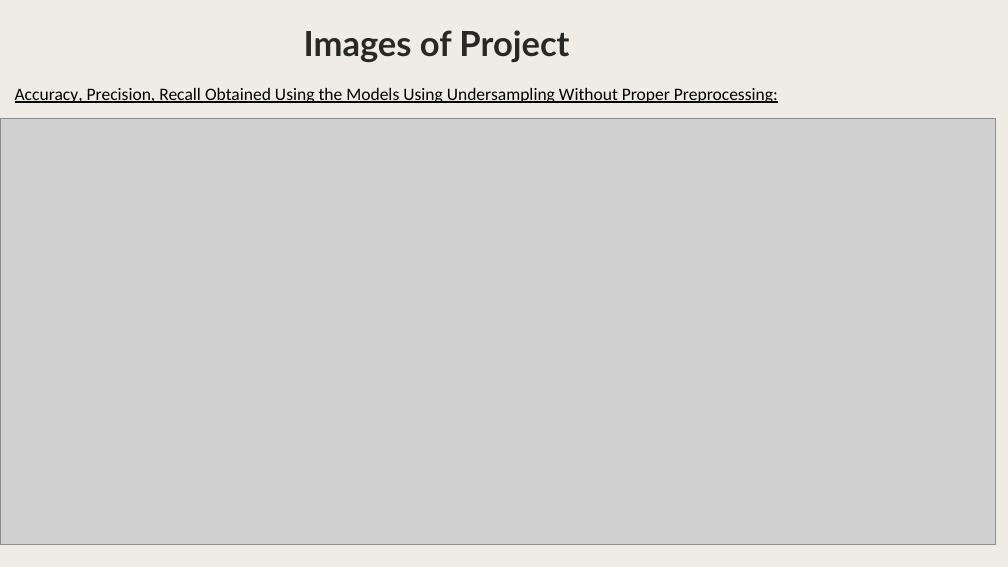
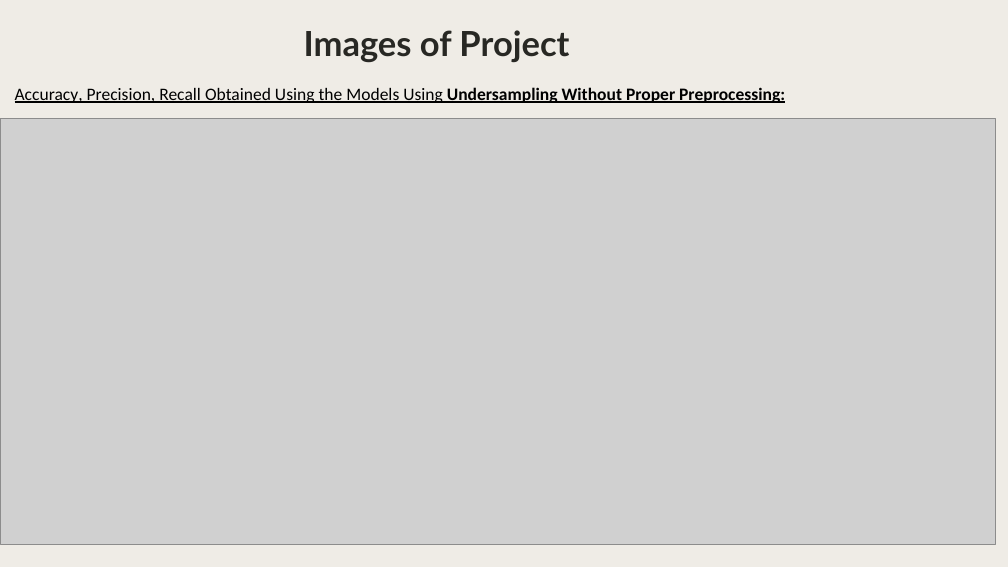
Before and after one commit to Ayushsharma832/Capstone_Project1, a slide deck: slide 17 of Real-Time-Fraud-Detection.pptx. Drawn at 1008x567 pixels with LibreOffice and Linux fonts; fonts in the diff are those of the drawing; grey boxes stand for pictures; background and template pictures are left out. Boxes give left, top, right and bottom in pixels: in the first picture for what was removed or moved away, otherwise in the second. Text is boxed around its words. In the diff, an @@ line names an element or a change of style, - is before the commit and + after.

```diff
--- a/Real-Time-Fraud-Detection.pptx
+++ b/Real-Time-Fraud-Detection.pptx
@@ text "Accuracy, Precision, Recall Obtained Using ..." at bbox=[15, 87, 785, 103]: bold on in "Undersampling Without Proper Preprocessing:" @@
```
Also in this commit, not shown: 5 other slides changed, 9 other files.
